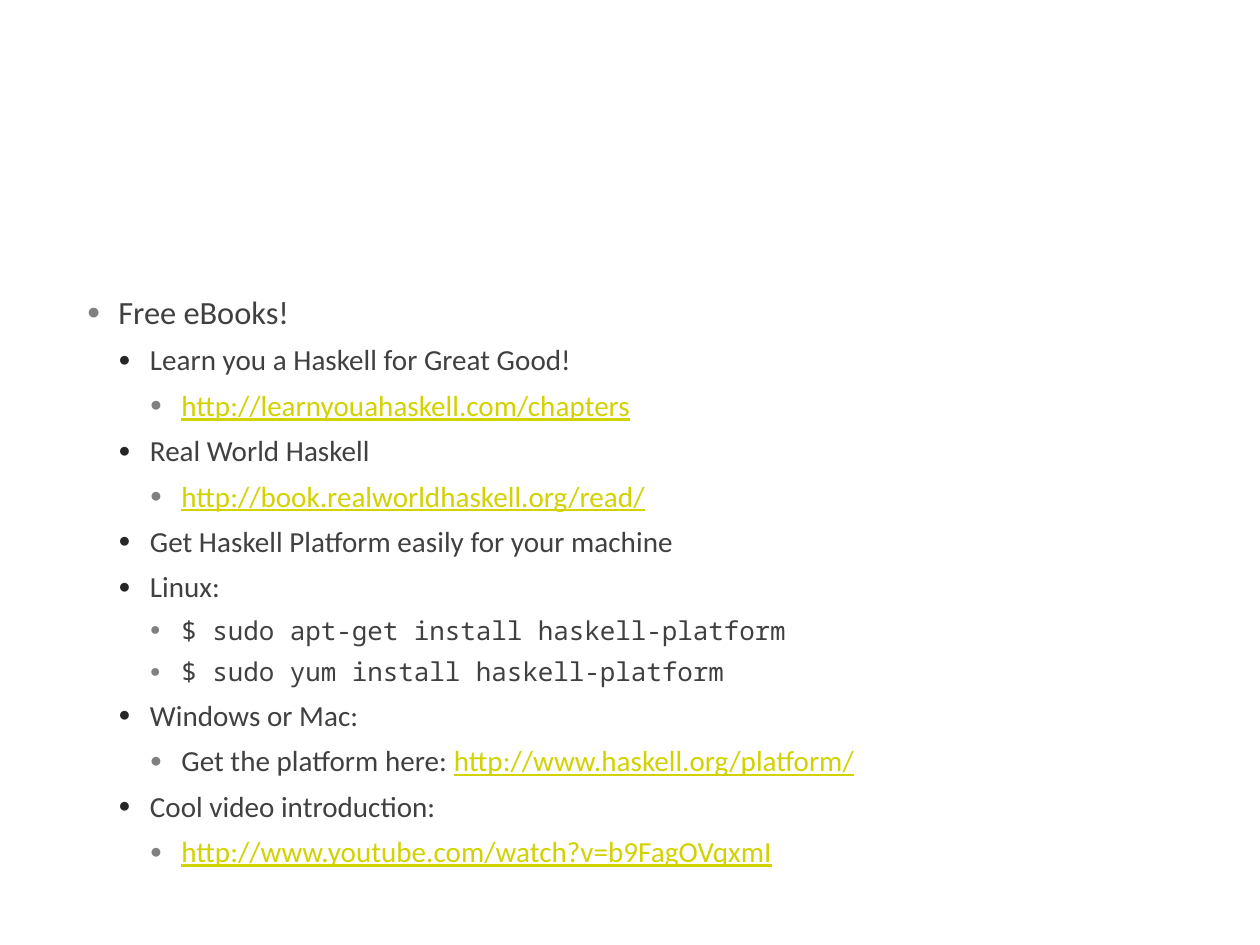
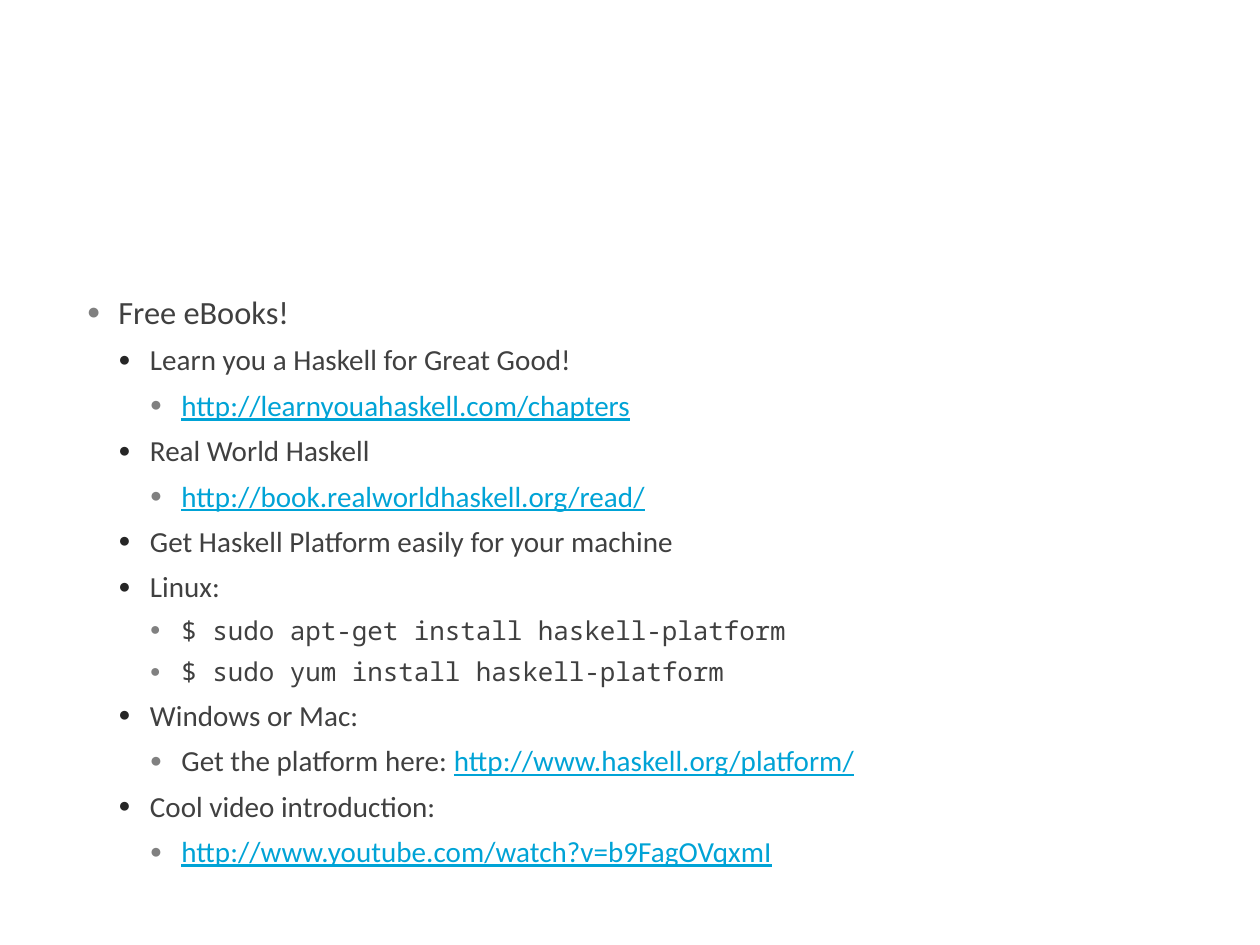
Before and after one commit to AtomicMegaNerd/fnprogfun1, a slide deck: slide 10 of fnprogfun1.pptx (slide 9 before the commit). Drawn at 1260x945 pixels with LibreOffice and Linux fonts; fonts in the diff are those of the drawing; background and template pictures are left out. Boxes give left, top, right and bottom in pixels: in the first picture for what was removed or moved away, otherwise in the second. Text is boxed around its words. In the diff, an @@ line names an element or a change of style, - is before the commit and + after.

```diff
--- a/fnprogfun1.pptx
+++ b/fnprogfun1.pptx
@@ text at [181,395,854,867]: text colour #D2D200 to #00A3D6 in "http://learnyouahaskell.com/chapters", "http://book.realworldhaskell.org/read/", "http://www.haskell.org/platform/", "http://www.youtube.com/watch?v=b9FagOVqxmI" @@
```
Also in this commit, not shown: 5 other slides changed, 1 slide added, 2 other files.
